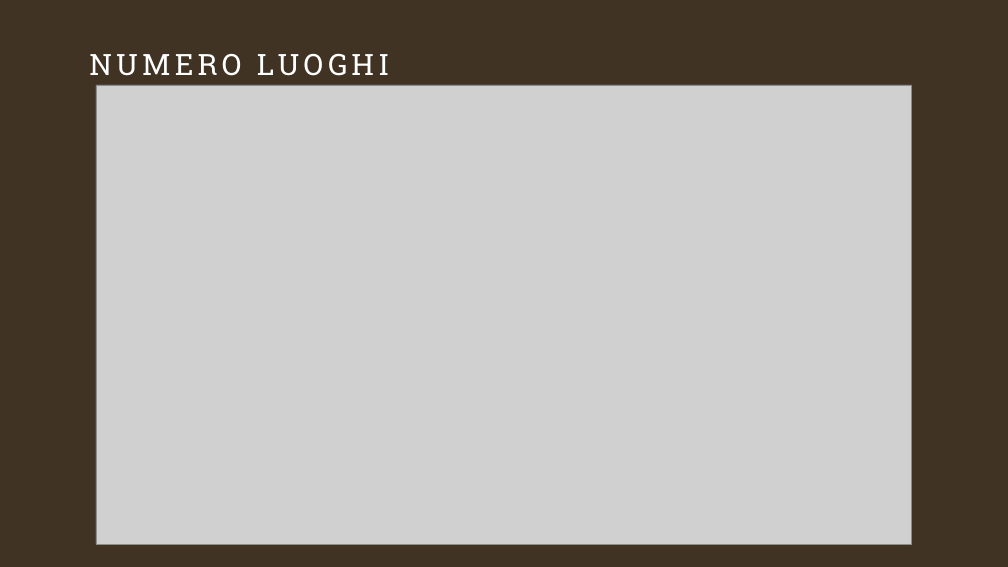
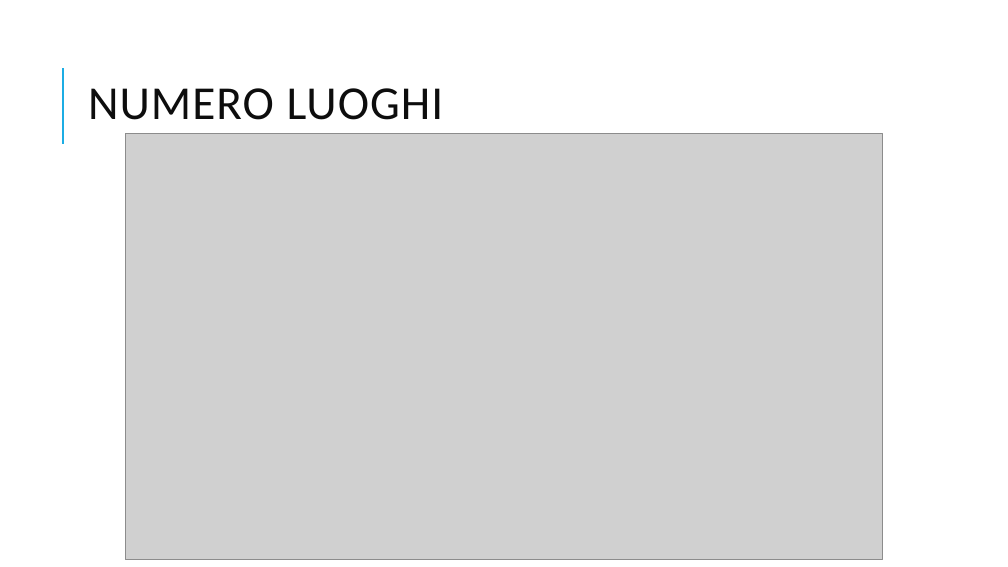
Before and after one commit to GitCass01/italian-cinemas-sciviz, a slide deck: slide 13 of presentazione_davide_carniselli.pptx (slide 12 before the commit). Drawn at 1008x567 pixels with LibreOffice and Linux fonts; fonts in the diff are those of the drawing; grey boxes stand for pictures. Boxes give left, top, right and bottom in pixels: in the first picture for what was removed or moved away, otherwise in the second. Text is boxed around its words. In the diff, an @@ line names an element or a change of style, - is before the commit and + after.

```diff
--- a/presentazione_davide_carniselli.pptx
+++ b/presentazione_davide_carniselli.pptx
@@ background #413324 to #FFFFFF @@
@@ line added from (63, 144) to (63, 68), #1CADE4 1.5 pt @@
@@ title "NUMERO LUOGHI" moved from (x1=89, y1=53, x2=241, y2=76) to (x1=88, y1=88, x2=444, y2=120) @@
@@ title "NUMERO LUOGHI" at (x1=88, y1=88, x2=444, y2=120): size 28 to 45 pt, font Roboto Slab to Calibri, text colour #FFFFFF to #0D0D0D, letter spacing 4 to 1 pt; line spacing 1 to 0.8; vertical alignment top to middle @@
@@ picture resized from (x1=96, y1=85, x2=912, y2=544) to (x1=126, y1=133, x2=883, y2=560) @@
```
Also in this commit, not shown: 27 other slides changed, 2 slides added, 1 slide removed, 1 other file.
